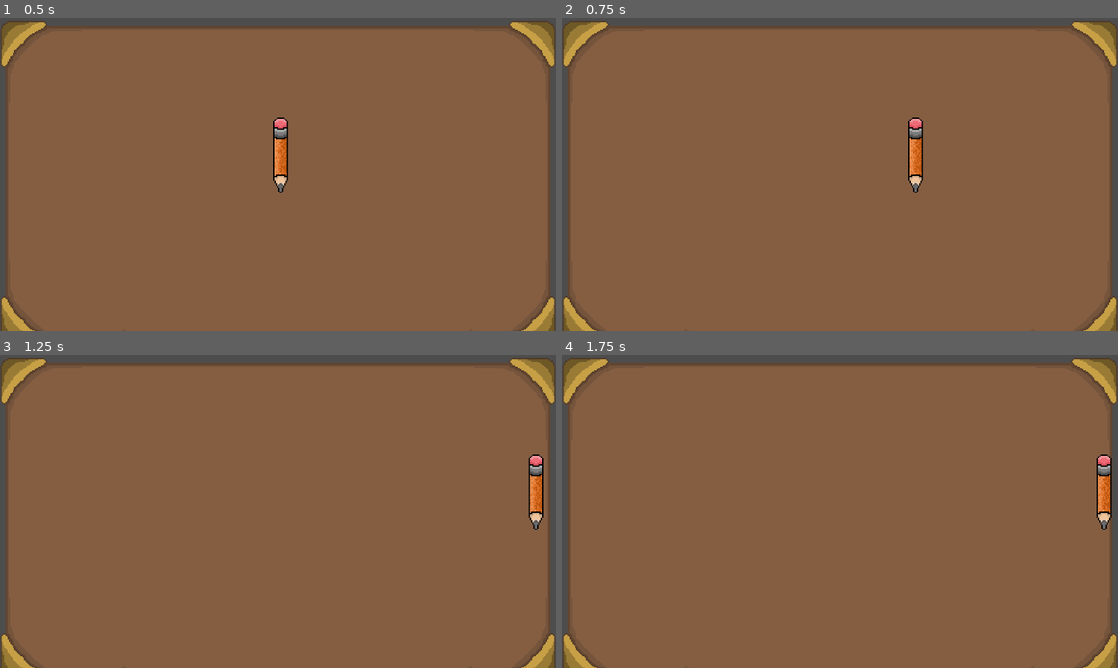
Above: before the commit, frames 1-4 (two rows, left to right).
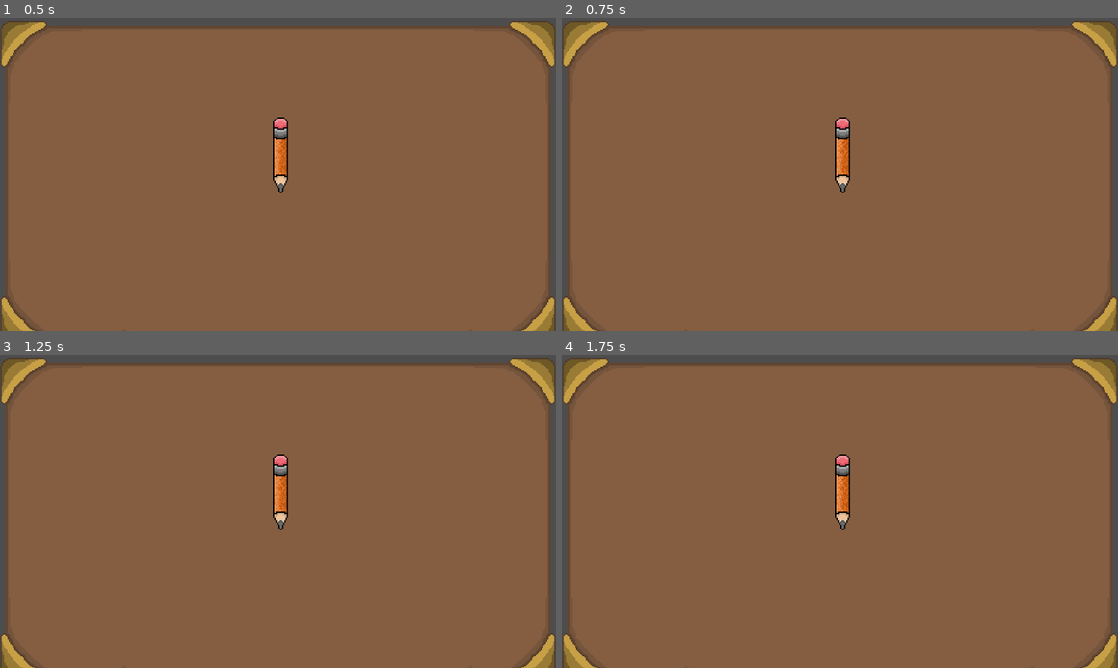
Above: after the commit, the same moments.

Repository: LeeTuah/nibtrip
Game: Godot game, scene res://scenes/game_manager.tscn
The game is run twice, just before and just after one commit, with the same random seed, the same clock (stepped at 60 frames per second) and the same inputs.
Inputs (mouse positions are in pixels of both pictures, inside the frame that each line leads up to):
- Up to frame 1 (0.5 s): no input
- Up to frame 2 (0.75 s): tap Enter (ui_accept) at 0.5 s; move the mouse to (812, 237) at 0.52 s; hold Right (ui_right) from 0.53 s (still down); click (812, 237) at 0.6 s
- Up to frame 3 (1.25 s): keep holding Right (ui_right); tap Enter (ui_accept) at 0.77, 0.8, 1.07 s
- Up to frame 4 (1.75 s): release Right (ui_right) at 1.25 s; drag from (1006, 558) to (812, 574) at 1.27 s

Frame 1 is identical in both runs. In frame 2, 1.2% of the frame differs, in the area x 49-65%, y 31-56%; in frame 3, 1.2%; in frame 4, 1.2%, in the area x 49-99%, y 31-56%.

Commit message:
Added mouse click and dragging in a certain region around the pen to flick the pen. Changed pen node to RigidBody2D.

Diff:
--- a/project.godot
+++ b/project.godot
@@ -29,6 +29,14 @@
 
 enabled=PackedStringArray("res://addons/godot_super-wakatime/plugin.cfg")
 
+[input]
+
+ui_left_click={
+"deadzone": 0.2,
+"events": [Object(InputEventMouseButton,"resource_local_to_scene":false,"resource_name":"","device":-1,"window_id":0,"alt_pressed":false,"shift_pressed":false,"ctrl_pressed":false,"meta_pressed":false,"button_mask":1,"position":Vector2(418, 16),"global_position":Vector2(430, 76),"factor":1.0,"button_index":1,"canceled":false,"pressed":true,"double_click":false,"script":null)
+]
+}
+
 [physics]
 
 3d/physics_engine="Jolt Physics"
--- a/scenes/player.tscn
+++ b/scenes/player.tscn
@@ -5,9 +5,15 @@
 
 [sub_resource type="CapsuleShape2D" id="CapsuleShape2D_nrgbc"]
 radius = 6.0
-height = 62.0
+height = 66.0
 
-[node name="player" type="CharacterBody2D" unique_id=215573986]
+[sub_resource type="CapsuleShape2D" id="CapsuleShape2D_g2els"]
+radius = 20.0
+height = 84.0
+
+[node name="player" type="RigidBody2D" unique_id=1190670427]
+linear_damp = 2.0
+angular_damp = 1.0
 script = ExtResource("1_g2els")
 
 [node name="Sprite2D" type="Sprite2D" parent="." unique_id=1810605885]
@@ -16,5 +22,13 @@
 texture = ExtResource("1_3vyb7")
 
 [node name="CollisionShape2D" type="CollisionShape2D" parent="." unique_id=728387448]
-position = Vector2(0, 2)
+visible = false
 shape = SubResource("CapsuleShape2D_nrgbc")
+
+[node name="DragRegion" type="Area2D" parent="." unique_id=2145278948]
+
+[node name="CollisionShape2D" type="CollisionShape2D" parent="DragRegion" unique_id=1938706723]
+shape = SubResource("CapsuleShape2D_g2els")
+
+[connection signal="mouse_entered" from="DragRegion" to="." method="_on_drag_region_mouse_entered"]
+[connection signal="mouse_exited" from="DragRegion" to="." method="_on_drag_region_mouse_exited"]
--- a/scripts/player.gd
+++ b/scripts/player.gd
@@ -1,25 +1,53 @@
-extends CharacterBody2D
+extends RigidBody2D
+
+const IMPULSE_MULTIPLIER : float = 3.0
+const MAX_IMPULSE : float = 400.0
+
+var left_mb_down :bool = false
+var mouse_in_drag_region :bool = false
+var drag_start_coords :Vector2
+var drag_end_coords :Vector2
+
+func _ready() -> void:
+	pass
 
 
-const SPEED = 300.0
-const JUMP_VELOCITY = -400.0
+func clamp_vector(impulse_vect:Vector2) -> Vector2:
+	var resulting_vector:Vector2
+	var impulse_vect_mod:float = sqrt(impulse_vect.x ** 2 + impulse_vect.y ** 2)
+
+	if impulse_vect_mod > MAX_IMPULSE:
+		resulting_vector = (MAX_IMPULSE / impulse_vect_mod) * impulse_vect
+		return resulting_vector
+
+	return impulse_vect
 
 
 func _physics_process(delta: float) -> void:
-	# Add the gravity.
-	if not is_on_floor():
-		velocity += get_gravity() * delta
 
-	# Handle jump.
-	if Input.is_action_just_pressed("ui_accept") and is_on_floor():
-		velocity.y = JUMP_VELOCITY
+	if Input.is_action_just_pressed("ui_left_click") and mouse_in_drag_region:
+		left_mb_down = true
+		drag_start_coords = get_global_mouse_position()
 
-	# Get the input direction and handle the movement/deceleration.
-	# As good practice, you should replace UI actions with custom gameplay actions.
-	var direction := Input.get_axis("ui_left", "ui_right")
-	if direction:
-		velocity.x = direction * SPEED
-	else:
-		velocity.x = move_toward(velocity.x, 0, SPEED)
+	elif Input.is_action_just_released("ui_left_click") and left_mb_down:
+		left_mb_down = false
+		drag_end_coords = get_global_mouse_position()
 
-	move_and_slide()
+		#drag er direction vector
+		var drag_vector = drag_start_coords - drag_end_coords
+		var impulse_vector = drag_vector * IMPULSE_MULTIPLIER
+		impulse_vector = clamp_vector(impulse_vector)
+
+		#impulse er point of application er position vector
+		var impulse_origin = drag_start_coords - global_position
+
+		apply_impulse(impulse_vector, impulse_origin)
+
+
+func _on_drag_region_mouse_entered() -> void:
+	if not left_mb_down:
+		mouse_in_drag_region = true
+
+
+func _on_drag_region_mouse_exited() -> void:
+	mouse_in_drag_region = false
